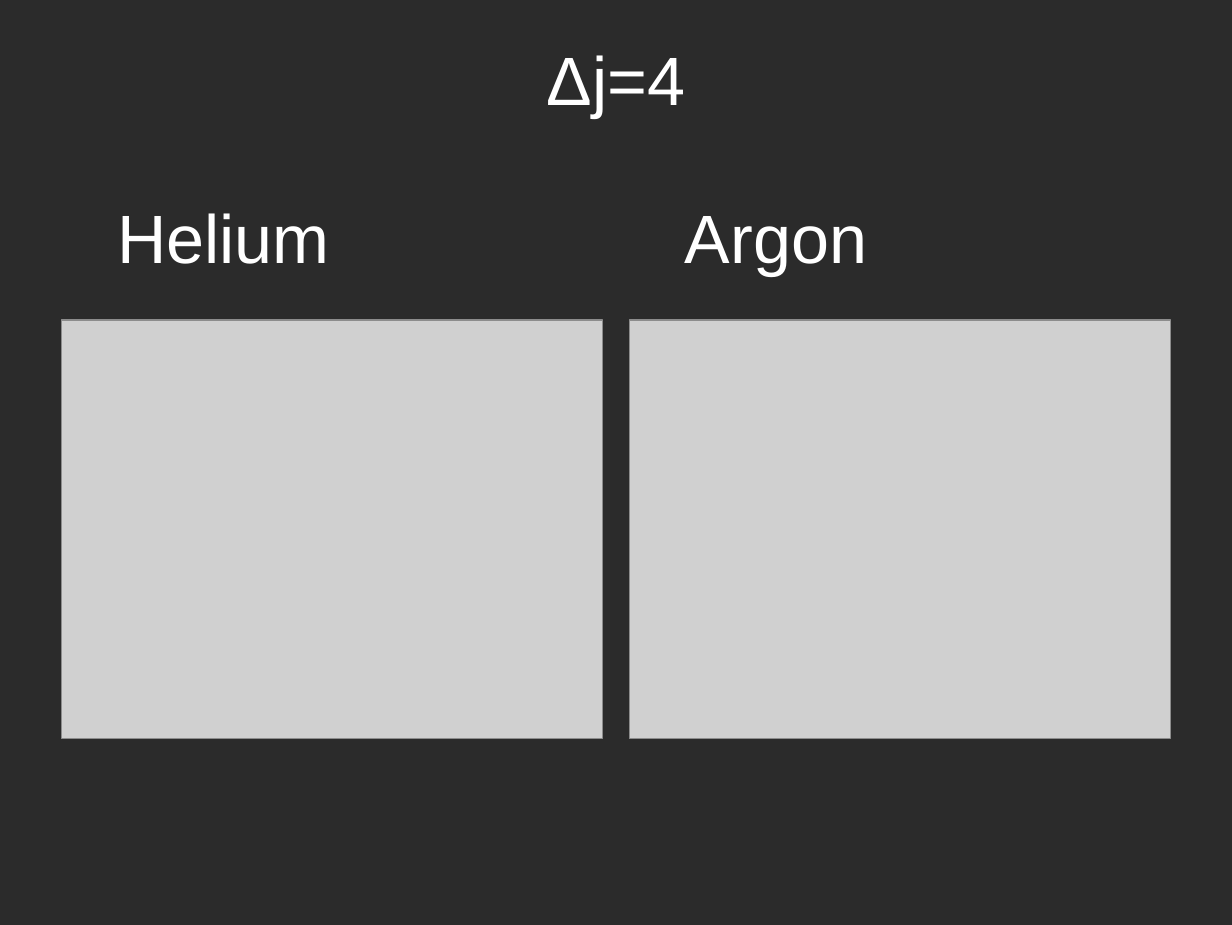
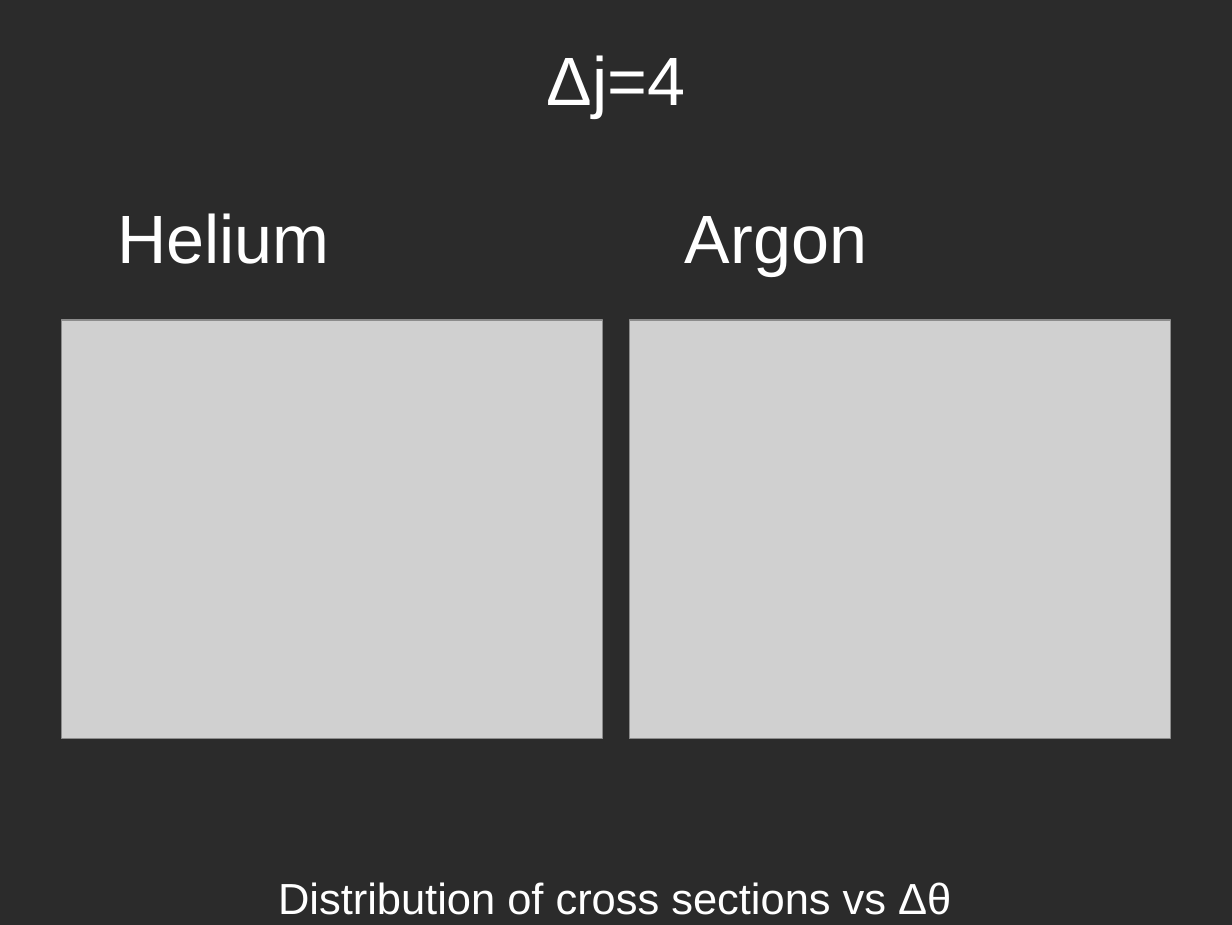
Before and after one commit to atowneND/HeNaK_Collisions, a slide deck: slide 19 of Presentation.odp. Drawn at 1232x925 pixels with LibreOffice and Linux fonts; fonts in the diff are those of the drawing; grey boxes stand for pictures; background and template pictures are left out; a plain dark background stands for a picture behind light text. Boxes give left, top, right and bottom in pixels: in the first picture for what was removed or moved away, otherwise in the second. Text is boxed around its words. In the diff, an @@ line names an element or a change of style, - is before the commit and + after.

```diff
--- a/Presentation.odp
+++ b/Presentation.odp
@@ text added at (278, 882, 951, 915), 28 pt, text #FFFFFF @@
+Distribution of cross sections vs Δθ
```
Also in this commit, not shown: 13 other slides changed, 1 slide added, 1 slide removed.
